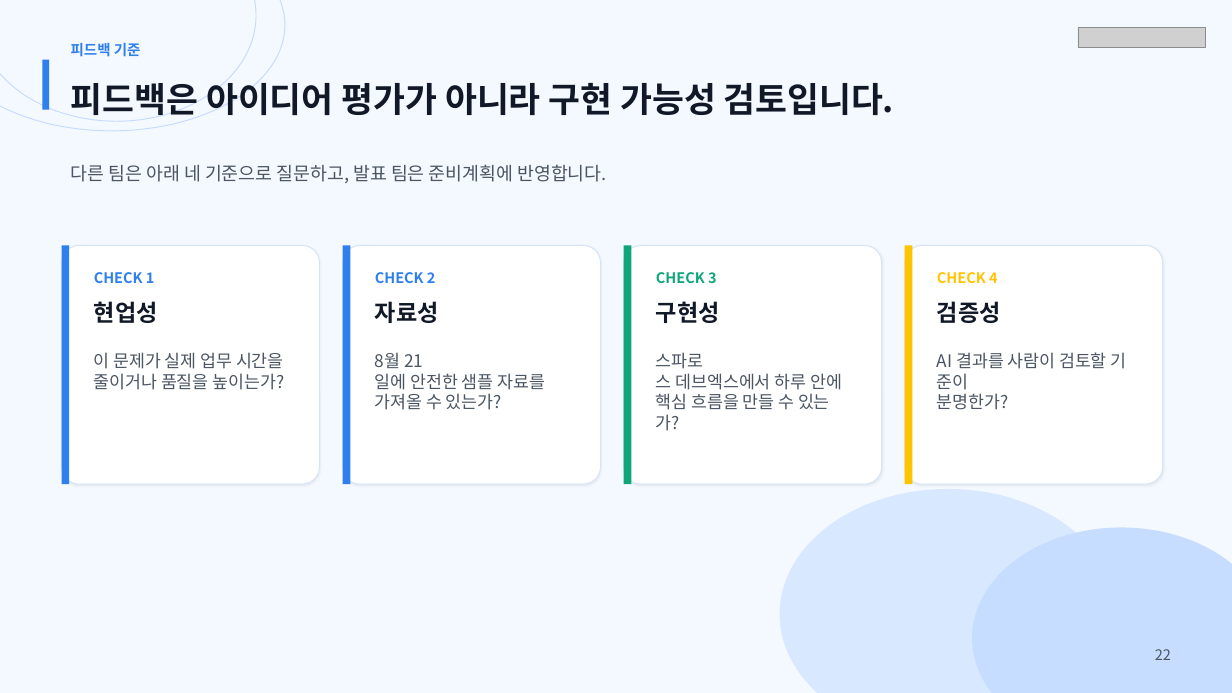
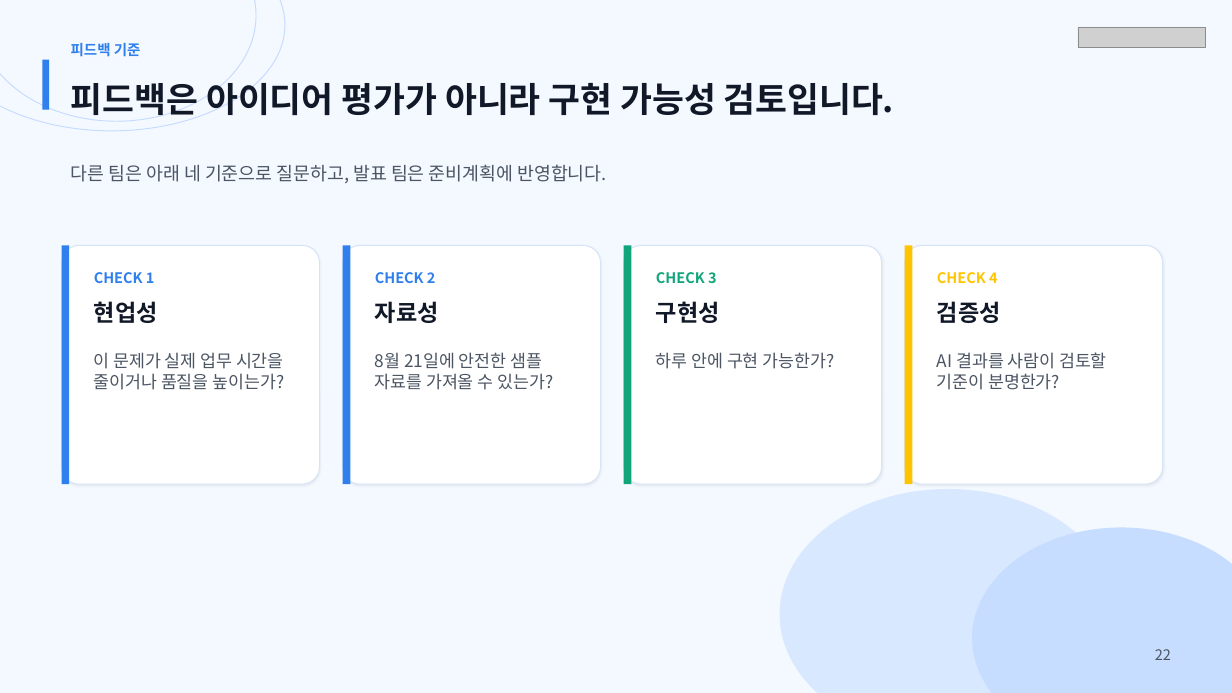
Before and after one commit to MagicecoleAI/shinsegae-ic-ai-native-workshop, a slide deck: slide 22 of outputs/shinsegae-ai4pm-0626-3h-workshop.pptx. Drawn at 1232x693 pixels with LibreOffice and Linux fonts; fonts in the diff are those of the drawing; grey boxes stand for pictures. Boxes give left, top, right and bottom in pixels: in the first picture for what was removed or moved away, otherwise in the second. Text is boxed around its words. In the diff, an @@ line names an element or a change of style, - is before the commit and + after.

Commit message:
Fix workshop slide text wrapping

```diff
--- a/outputs/shinsegae-ai4pm-0626-3h-workshop.pptx
+++ b/outputs/shinsegae-ai4pm-0626-3h-workshop.pptx
@@ text at (375, 352, 553, 390): spaces changed @@
-8월 21일에 안전한 샘플 자료를
-가져올 수 있는가?
+8월 21일에 안전한 샘플
+자료를 가져올 수 있는가?
@@ text at (656, 352, 835, 369): text changed @@
-스파로스 데브엑스에서 하루 안에
-핵심 흐름을 만들 수 있는가?
+하루 안에 구현 가능한가?
@@ text at (937, 352, 1107, 390): spaces changed @@
-AI 결과를 사람이 검토할 기준이
-분명한가?
+AI 결과를 사람이 검토할
+기준이 분명한가?
```
Also in this commit, not shown: 18 other slides changed, 1 other file.
